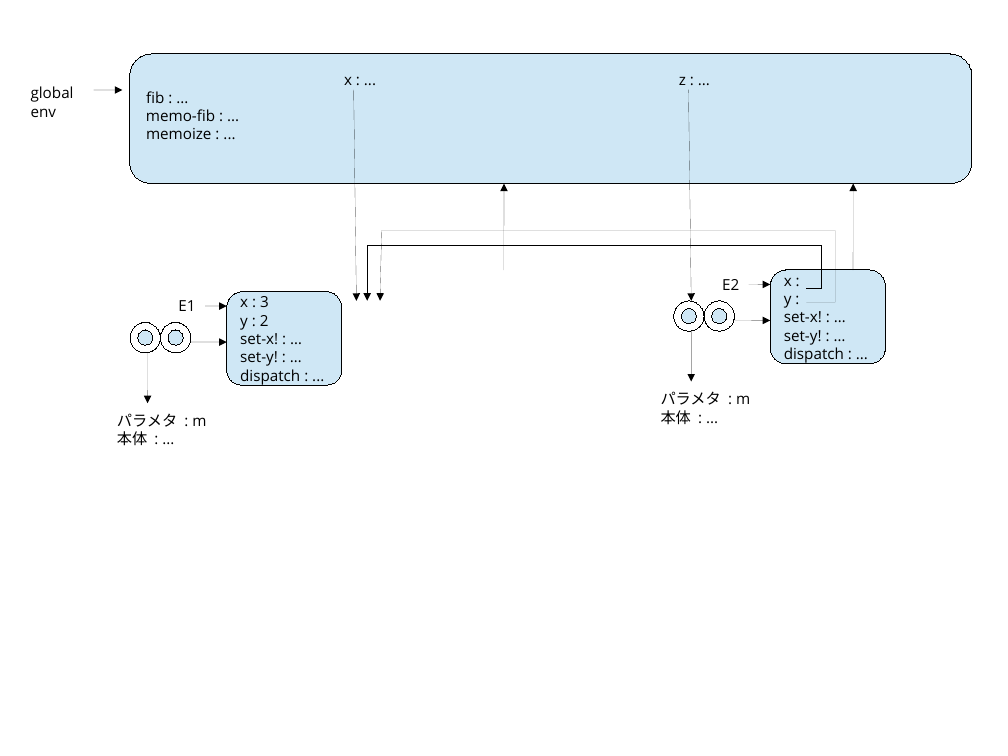
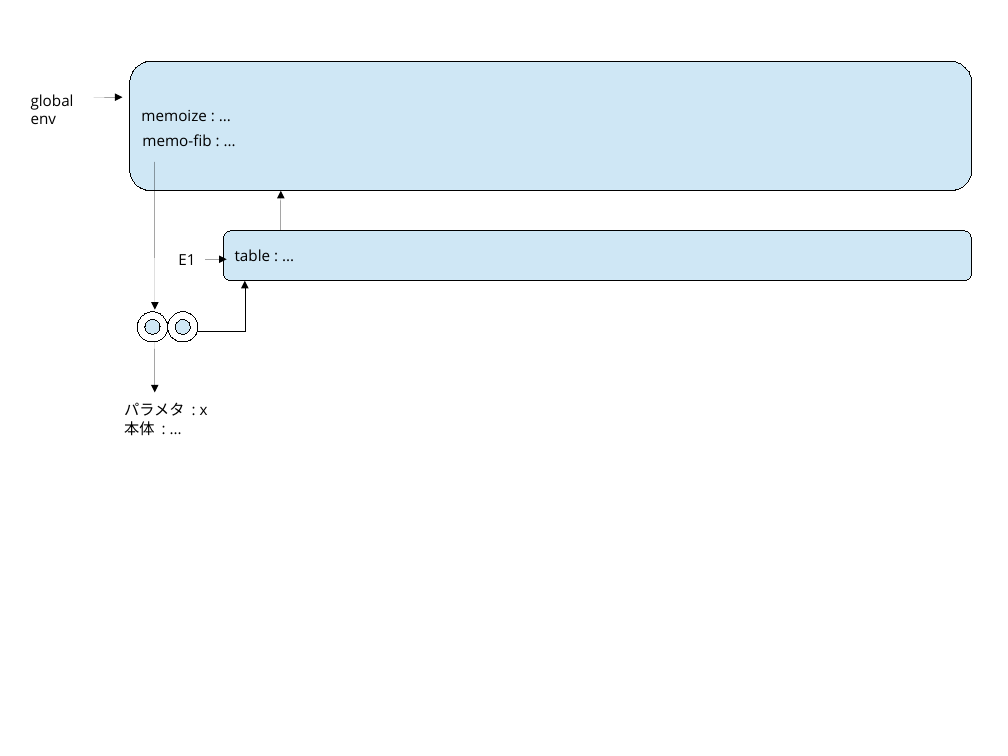
Before and after one commit to uents/sicp, a slide deck: slide 10 of figs/ch3-figs.odp. Drawn at 1008x756 pixels with LibreOffice and Linux fonts; fonts in the diff are those of the drawing. Boxes give left, top, right and bottom in pixels: in the first picture for what was removed or moved away, otherwise in the second. Text is boxed around its words. In the diff, an @@ line names an element or a change of style, - is before the commit and + after.

```diff
--- a/figs/ch3-figs.odp
+++ b/figs/ch3-figs.odp
@@ text removed at (344, 77, 352, 85) @@
-x : ...
@@ text removed at (679, 77, 686, 85) @@
-z : ...
@@ 1 text, 1 rounded rectangle, 1 arrow: place and size @@
-1 text, 1 rounded rectangle, 1 arrow at (31, 54, 972, 184)
+1 text, 1 rounded rectangle, 1 arrow at (31, 61, 972, 191)
@@ text "memoize : ...": place and size @@
-text "memoize : ..." at (146, 128, 211, 139)
+text "memoize : ..." at (141, 110, 206, 121)
@@ text removed at (146, 91, 164, 103) @@
-fib : ...
@@ arrow removed from (689, 90) to (692, 301) @@
@@ text "memo-fib : ...": place and size @@
-text "memo-fib : ..." at (146, 109, 215, 121)
+text "memo-fib : ..." at (142, 134, 211, 146)
@@ arrow added from (155, 162) to (155, 310), #000000 0 pt @@
@@ arrow moved from (354, 90) - (357, 301) to (281, 231) - (281, 191) @@
@@ arrow removed from (504, 270) to (504, 184) @@
@@ arrow removed from (853, 270) to (853, 184) @@
@@ rounded rectangle added at (223, 231, 972, 281), fill #CFE7F5, outline #000000 0 pt, 12 pt, text #000000 @@
+table : ...
@@ freeform shape removed at (381, 231, 836, 303) @@
@@ text "E1": place and size @@
-text "E1" at (178, 300, 195, 311)
+text "E1" at (178, 254, 195, 265)
@@ arrow moved from (205, 306) - (227, 306) to (205, 259) - (227, 259) @@
@@ freeform shape removed at (368, 245, 821, 301) @@
@@ freeform shape added at (198, 281, 245, 331), outline #000000 0 pt @@
@@ rounded rectangle removed at (227, 292, 342, 385) @@
-x : 3
-y : 2
-set-x! : …
-set-y! : …
-dispatch : ...
@@ text removed at (722, 279, 739, 290) @@
-E2
@@ arrow removed from (749, 284) to (770, 284) @@
@@ rounded rectangle removed at (770, 270, 885, 363) @@
-x :
-y :
-set-x! : …
-set-y! : …
-dispatch : ...
@@ 3 ellipses, 1 text: place and size @@
-3 ellipses, 1 text at (117, 323, 206, 446)
+3 ellipses, 1 text at (124, 312, 208, 436)
@@ ellipse: place and size @@
-ellipse at (168, 330, 184, 346)
+ellipse at (176, 319, 191, 335)
@@ group removed at (674, 301, 735, 331): 4 ellipses @@
@@ arrow removed from (735, 320) to (770, 320) @@
@@ arrow moved from (147, 353) - (147, 403) to (155, 342) - (155, 392) @@
@@ arrow removed from (191, 342) to (227, 342) @@
@@ arrow removed from (692, 331) to (692, 381) @@
@@ text at (124, 402, 208, 416): text changed @@
-パラメタ : m
+パラメタ : x
@@ text removed at (661, 391, 750, 425) @@
-パラメタ : m
-本体 : ...
```
Also in this commit, not shown: 1 slide added, 2 other files.
